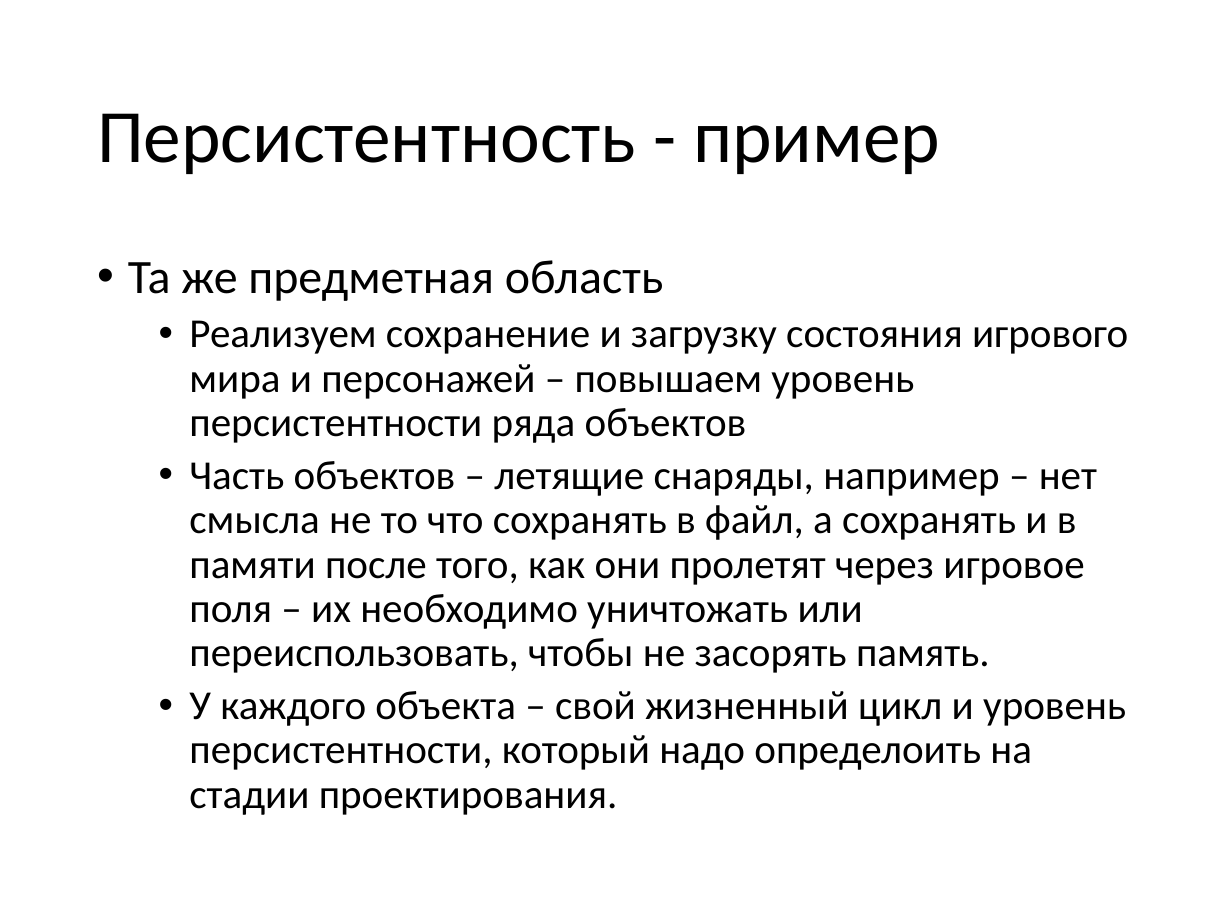
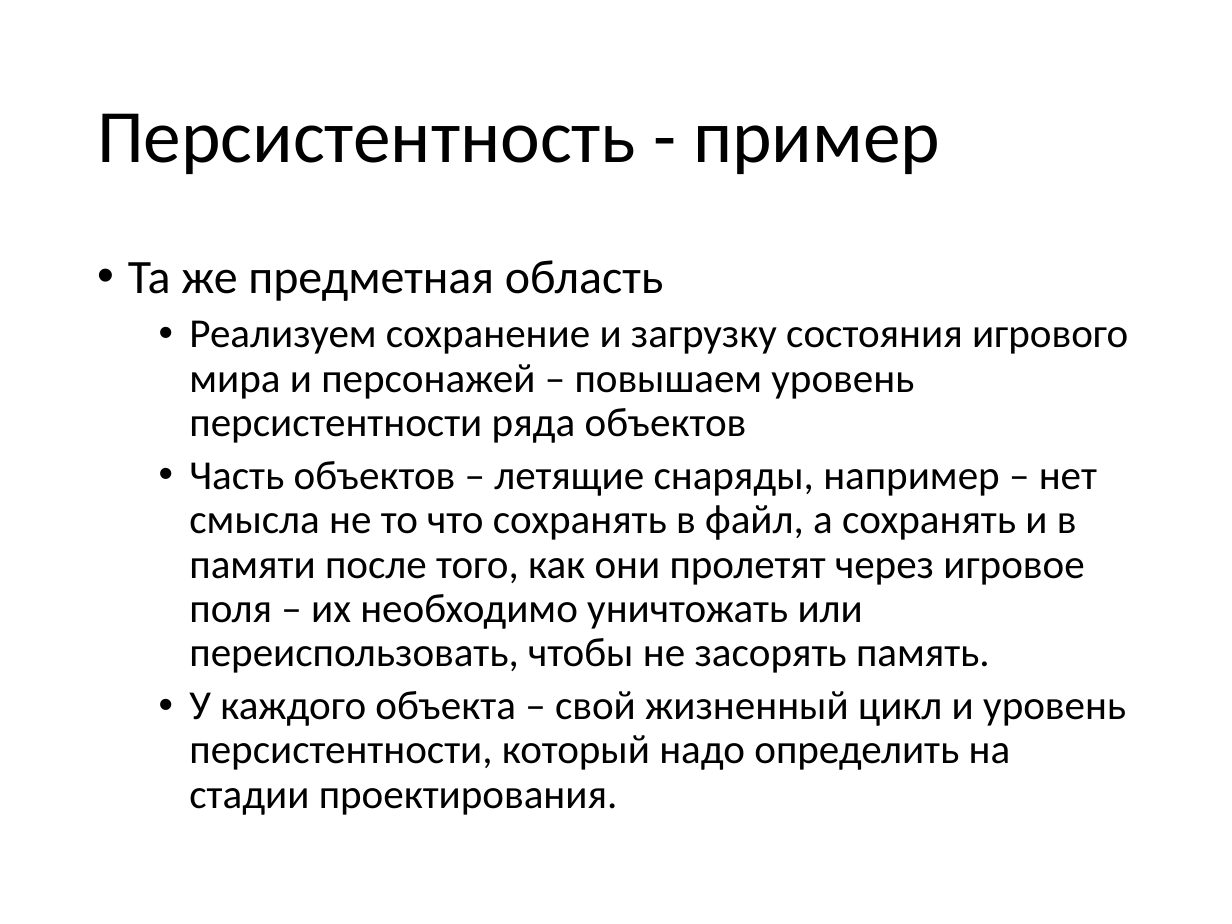
Before and after one commit to pelipas/OOP_2017, a slide deck: slide 51 of 01 Вводная.pptx (slide 41 before the commit). Drawn at 1232x924 pixels with LibreOffice and Linux fonts; fonts in the diff are those of the drawing. Boxes give left, top, right and bottom in pixels: in the first picture for what was removed or moved away, otherwise in the second. Text is boxed around its words. In the diff, an @@ line names an element or a change of style, - is before the commit and + after.

```diff
--- a/01 Вводная.pptx
+++ b/01 Вводная.pptx
@@ text at box(189, 691, 1126, 815): text changed @@
-  • У каждого объекта – свой жизненный цикл и уровень персистентности, который надо определоить на стадии проектирования.
+  • У каждого объекта – свой жизненный цикл и уровень персистентности, который надо определить на стадии проектирования.
```
Also in this commit, not shown: 13 other slides changed, 10 slides added.
